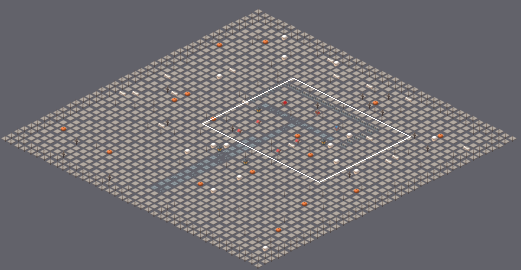
Tiled map (JSON), stored at content/areas/spa.tmj. Above: a wide view before the commit, with the close-up outlined.
Close-up. Earlier state:
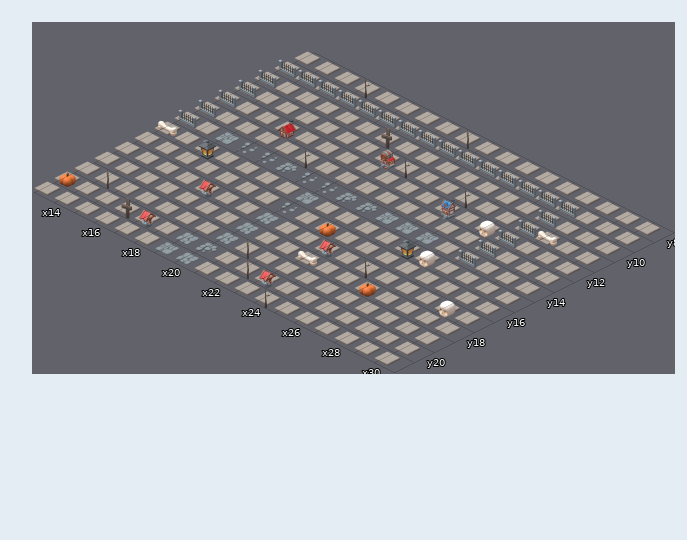
Cells are 192x96 px. Isometric: x runs down to the right, y down to the left. Shown: x 13..30, y 8..21. The commit also changed other parts of the map, which this record leaves out.
The result:
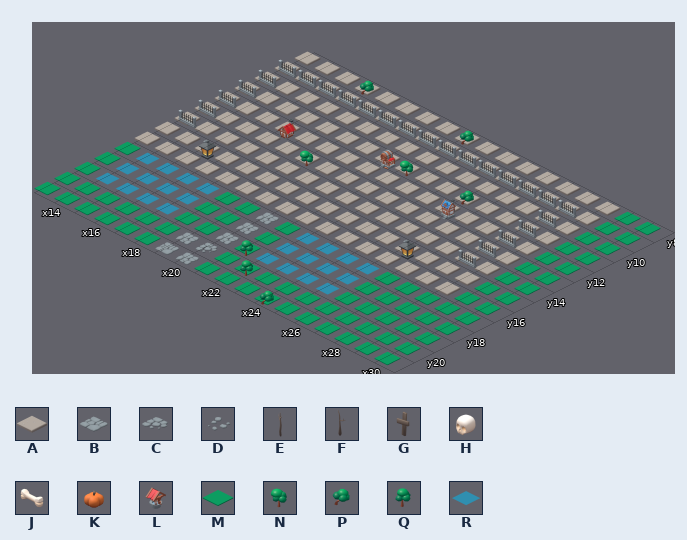
Key: from "kaykit": A 11 "halloween_floor_dirt", B 13 "halloween_path_B", C 14 "halloween_path_C", D 15 "halloween_path_D", E 19 "halloween_tree_dead_larg", F 20 "halloween_tree_dead_medi", G 24 "halloween_gravemarker_A", H 25 "halloween_skull", J 26 "halloween_bone_A", K 27 "halloween_pumpkin_orange", L 32 "hexagon_building_well_re", M 38 "city_park_base", N 39 "city_tree_A", P 40 "city_tree_B", Q 43 "city_tree_E", R 48 "water".
_ is an empty cell, . an unchanged one.
From old to new:
--- layer "floor"
@@ x 13..30 @@
- 8 ................AA
- 9 ................AA
-10 ................AA
-11 ................AA
-12 ................AA
-13 ................AA
-14 ..BDDCDDCCBBB...AA
-15 .......B........AA
-16 .......D........AA
-17 AAAAAAA.AAAAAAAAAA
-18 AAAAAAA.AAAAAAAAAA
-19 AAAAAAA.AAAAAAAAAA
-20 AAAAAA..AAAAAAAAAA
-21 AAAAAA..AAAAAAAAAA
+ 8 ................MM
+ 9 ................MM
+10 ................MM
+11 ................MM
+12 ................MM
+13 ................MM
+14 ..AAAAAAAAAAA...MM
+15 .......A........MM
+16 .......A........MM
+17 MRRRRMM.MRRRRMMMMM
+18 MRRRRMM.MRRRRMMMMM
+19 MRRRRMM.MRRRRMMMMM
+20 MMMMMM..MMMMMMMMMM
+21 MMMMMM..MMMMMMMMMM
--- layer "walls & props"
@@ x 16..21 @@
- 8 F....E
+ 8 P....P
@@ x 18..28 @@
-10 .G.........
-11 ...F..F...J
-12 ........H..
-13 F..........
+10 ._.........
+11 ...N..P..._
+12 ........_..
+13 N..........
@@ x 13..29 @@
-15 J............H...
-16 .........K.......
-17 ....L.....L.F...H
-18 ..........J..K...
-19 .E......E........
-20 K..GL....EL......
-21 ...........F.....
+15 _............_...
+16 ........._.......
+17 ...._....._._..._
+18 .........._.._...
+19 ._......Q........
+20 _..__....Q_......
+21 ...........P.....
Pixel boxes of the changes (left, top, right, bottom) in both close-ups:
changed: (359, 77, 374, 99)
changed: (34, 120, 661, 366)
